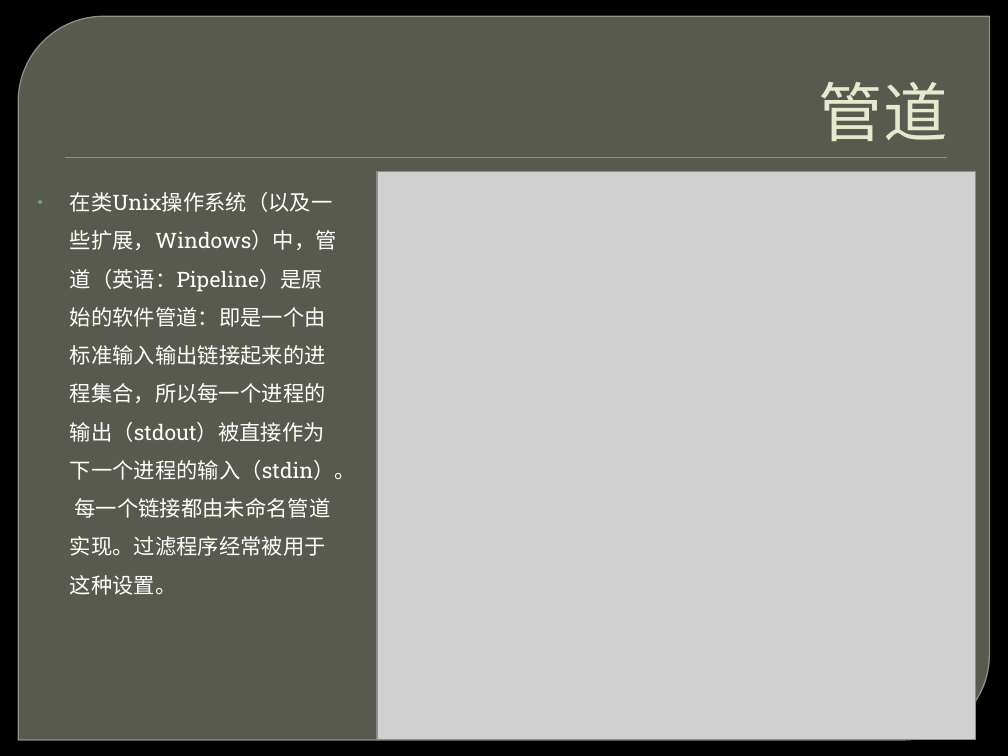
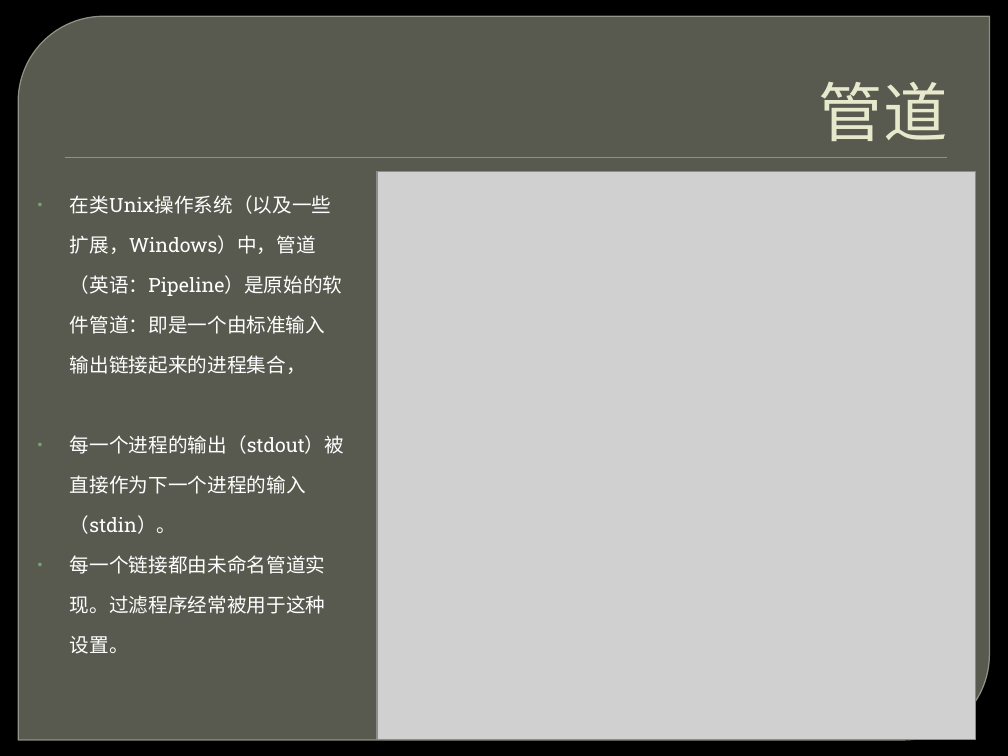
Before and after one commit to ghj1976/lecture, a slide deck: slide 16 of golang连接和组合的语言/Golang 连接和组合的语言.pptx. Drawn at 1008x756 pixels with LibreOffice and Linux fonts; fonts in the diff are those of the drawing; grey boxes stand for pictures; background and template pictures are left out. Boxes give left, top, right and bottom in pixels: in the first picture for what was removed or moved away, otherwise in the second. Text is boxed around its words. In the diff, an @@ line names an element or a change of style, - is before the commit and + after.

```diff
--- a/golang连接和组合的语言/Golang 连接和组合的语言.pptx
+++ b/golang连接和组合的语言/Golang 连接和组合的语言.pptx
@@ text at (70,195,344,614): text changed; size 15.2 to 14 pt @@
-• 在类Unix操作系统（以及一些扩展，Windows）中，管道（英语：Pipeline）是原始的软件管道：即是一个由标准输入输出链接起来的进程集合，所以每一个进程的输出（stdout）被直接作为下一个进程的输入（stdin）。 每一个链接都由未命名管道实现。过滤程序经常被用于这种设置。
+• 在类Unix操作系统（以及一些扩展，Windows）中，管道（英语：Pipeline）是原始的软件管道：即是一个由标准输入输出链接起来的进程集合，
+• 每一个进程的输出（stdout）被直接作为下一个进程的输入（stdin）。
+• 每一个链接都由未命名管道实现。过滤程序经常被用于这种设置。
```
Also in this commit, not shown: 27 other slides changed, 2 other files.
